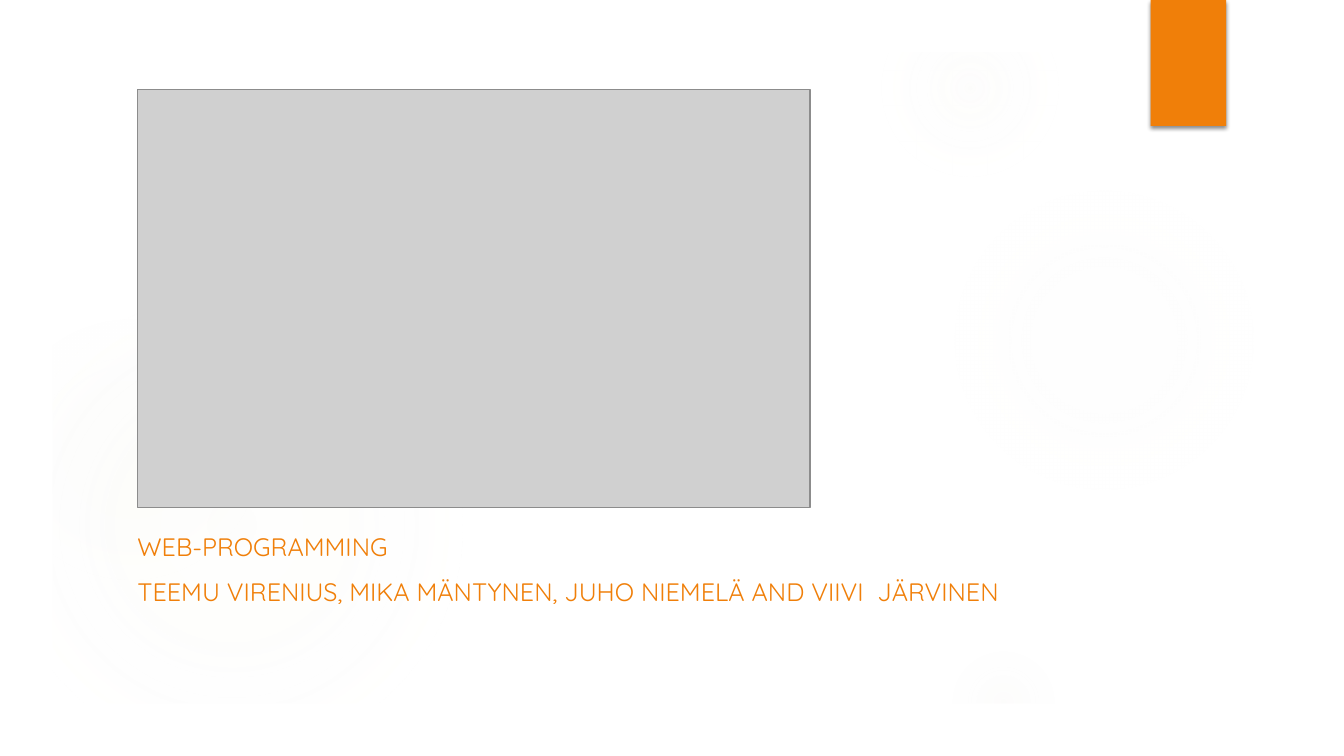
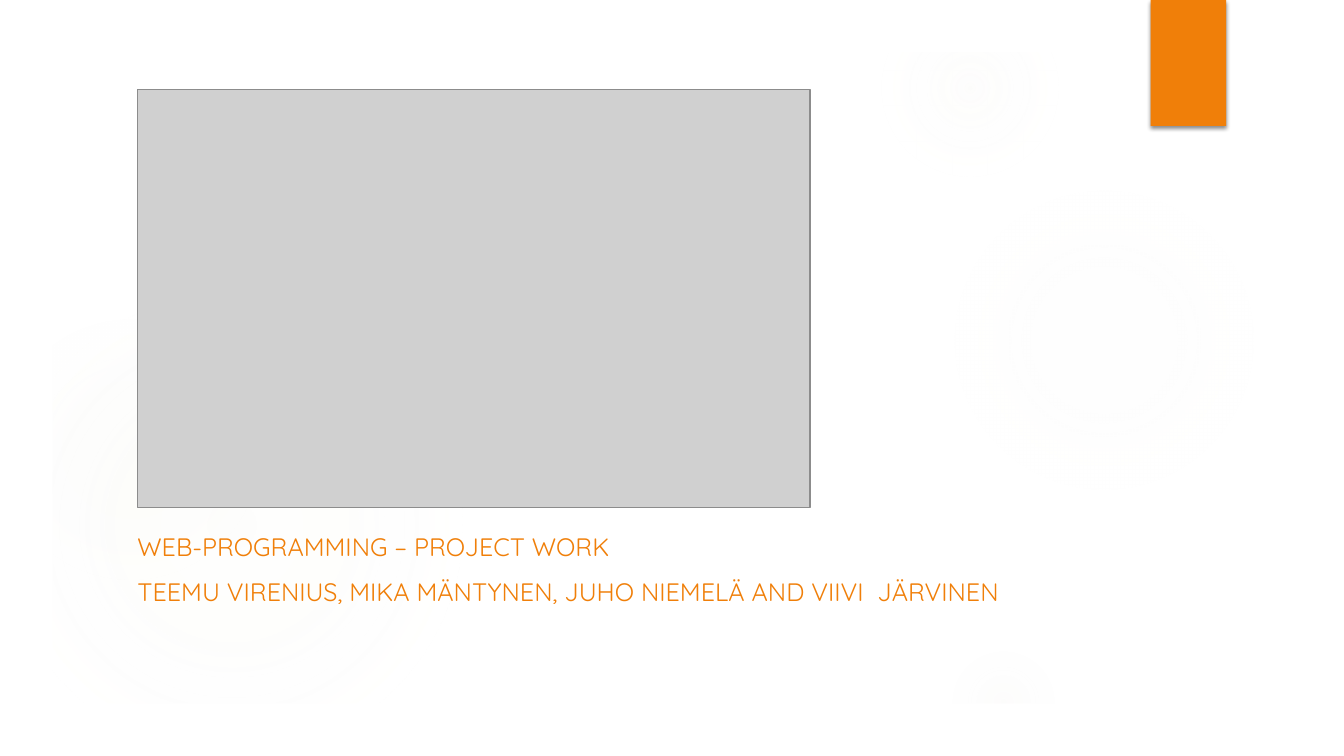
Before and after one commit to Dubsterna/Mahlatikat, a slide deck: slide 1 of Suunnitelma/web_programming.pptx. Drawn at 1344x756 pixels with LibreOffice and Linux fonts; fonts in the diff are those of the drawing; grey boxes stand for pictures; background and template pictures are left out. Boxes give left, top, right and bottom in pixels: in the first picture for what was removed or moved away, otherwise in the second. Text is boxed around its words. In the diff, an @@ line names an element or a change of style, - is before the commit and + after.

Commit message:
powerpoint updated

```diff
--- a/Suunnitelma/web_programming.pptx
+++ b/Suunnitelma/web_programming.pptx
@@ subtitle at <box>137,538,609,557</box>: text changed @@
-WEB-PROGRAMMING
+WEB-PROGRAMMING – PROJECT WORK
```
Also in this commit, not shown: 5 slides added, 4 slides removed, 1 other file.
